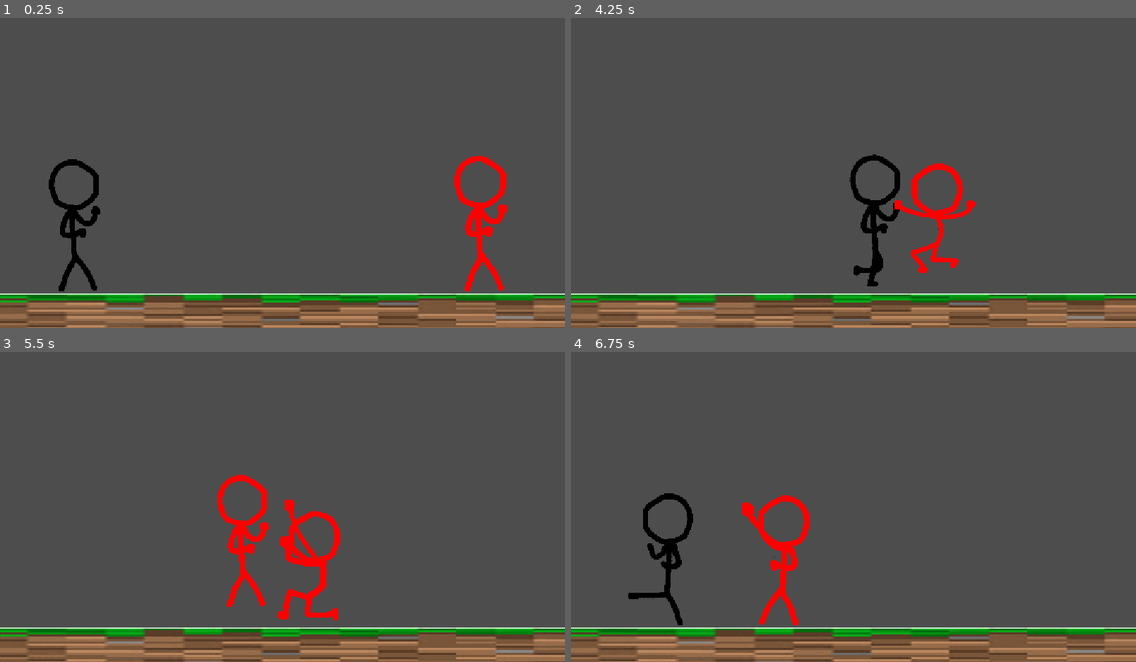
Above: before the commit, frames 1-4 (two rows, left to right).
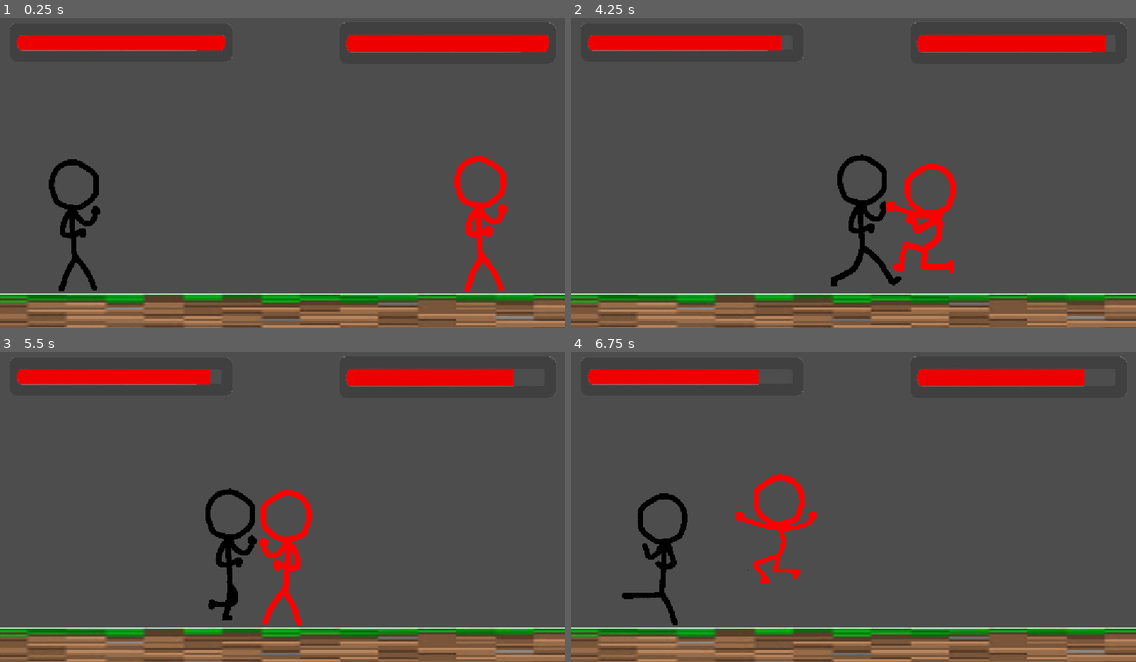
Above: after the commit, the same moments.

Repository: ian-rivera-velez/fight-game
Game: Godot game, scene res://stage.tscn
Same seed, same stepped clock (60 frames per second), same inputs: the game is played once before the commit and once after it.
Inputs:
- Up to frame 1 (0.25 s): no input
- Up to frame 2 (4.25 s): tap Enter at 0.5 s; hold K (Kick) 0.53-1.28 s; hold D (Right) 0.53-2.03 s; tap O (Punch Up) at 0.77, 1.52, 3.02, 3.77 s; tap P (Punch) at 1.35, 2.85 s; hold A (Left) 2.03-2.78 s; hold K (Kick) 2.03-2.78 s; hold D (Right) from 2.78 s (still down); hold K (Kick) from 3.53 s (still down)
- Up to frame 3 (5.5 s): release D (Right) at 4.28 s; release K (Kick) at 4.28 s; hold A (Left) 4.28-5.03 s; tap P (Punch) at 4.35 s; tap O (Punch Up) at 4.52 s; hold D (Right) from 5.03 s (still down); hold K (Kick) from 5.03 s (still down)
- Up to frame 4 (6.75 s): release D (Right) at 5.78 s; release K (Kick) at 5.78 s; hold A (Left) from 5.78 s (still down); tap P (Punch) at 5.85 s; tap O (Punch Up) at 6.02 s; hold K (Kick) from 6.53 s (still down)

The runs differ from the first frame. In frame 1, 4.0% of the frame differs, in the area x 2-99%, y 1-14%; in frame 2, 7.1%; in frame 3, 7.4%, in the area x 2-99%, y 1-89%; in frame 4, 6.3%.

Commit message:
added health and health bar

Diff:
--- a/AttackingCharacterBody2D.gd
+++ b/AttackingCharacterBody2D.gd
@@ -1,12 +1,14 @@
 extends CharacterBody2D
 class_name AttackingCharacterBody2D
 
+#Collisions and Animations
 @export var Sprite : AnimatedSprite2D
 @export var selfCollision: CollisionShape2D
 @export var crouchCollision: CollisionShape2D
 @export var punchCollision: CollisionShape2D
 @export var punchUpCollision: CollisionShape2D
 @export var kickCollision: CollisionShape2D
+@export var referencePoint: Marker2D
 
 @onready var hitbox_collisions := {
 	"punch": punchCollision,
@@ -27,13 +29,18 @@
 	}
 }
 
+#Health Stuff
+@export var maxHealth := 100
+var health := maxHealth
+signal health_changed
+
 #physics stuff
 @export var SPEED := 300.0
 @export var JUMP_VELOCITY := -500.0
 var direction : Vector2
 
 #State machine :)
-enum MoveState {IDLE, WALKING, JUMPING, FALLING, HURT, CROUCH}
+enum MoveState {IDLE, WALKING, JUMPING, FALLING, HURT, CROUCH, DEAD}
 var moveState: MoveState = MoveState.IDLE
 
 enum ActionState {NONE, PUNCHING, PUNCH_UP, KICKING}
@@ -111,14 +118,36 @@
 		crouchCollision.set_deferred("disabled", true)
 		moveState = MoveState.IDLE
 
+func take_damage(amount, type, dir):
+	health_changed.emit()
+	health -= amount
+
+	if health <= 0:
+		moveState = MoveState.DEAD
+	else:
+		match type:
+			Global.AttackType.PUNCH:
+				velocity.x = dir * 200
+			Global.AttackType.PUNCH_UP:
+				velocity.x = dir * 200
+				velocity.y = -300
+			Global.AttackType.KICK:
+				velocity.x = dir * 200
+				velocity.y = 200
+		moveState = MoveState.HURT
+
+
 func hurt_state(delta):
-	print("in hurt state")
-	print(velocity.x)
 	velocity += get_gravity() * delta
 	velocity.x = move_toward(velocity.x, 0, 1000.0*delta)
 
 	if abs(velocity.x) < 5:
 		moveState = MoveState.IDLE
+
+func dead_state(delta):
+	velocity += get_gravity() * delta
+	velocity.x = move_toward(velocity.x, 0, delta)
+	actionState = ActionState.NONE
 
 #action states
 func noAction_state():
@@ -135,25 +164,13 @@
 func kick_state():
 	hitbox_collisions["kick"].set_deferred("disabled", false)
 
-func take_damage(amount, type, dir):
-	print("took damage from: ", type)
-	match type:
-		Global.AttackType.PUNCH:
-			velocity.x = dir * 200
-		Global.AttackType.PUNCH_UP:
-			velocity.x = dir * 200
-			velocity.y = -300
-		Global.AttackType.KICK:
-			velocity.x = dir * 200
-			velocity.y = 200
-	moveState = MoveState.HURT
-
-
 
 func _physics_process(delta: float) -> void:
 	direction.x = get_move_input()
 	#handle state machines
 	match moveState:
+		MoveState.DEAD:
+			dead_state(delta)
 		MoveState.IDLE:
 			idle_state()
 		MoveState.WALKING:
@@ -206,6 +223,8 @@
 			changeAnimation("crouch")
 		MoveState.HURT:
 			changeAnimation("hurt")
+		MoveState.DEAD:
+			changeAnimation("hurt")
 
 func updateActionAnimation(): #handle action animations
 	if actionState == ActionState.NONE:
--- a/enemy.gd
+++ b/enemy.gd
@@ -89,5 +89,5 @@
 	if not actionState == ActionState.NONE:
 		actionState = ActionState.NONE
 
-		await get_tree().create_timer(.5).timeout
+		await get_tree().create_timer(randf_range(0.2, 1.0)).timeout
 		can_attack = true
--- a/enemy.tscn
+++ b/enemy.tscn
@@ -269,6 +269,9 @@
 position = Vector2(47.14286, -95.71429)
 rotation = -2.782055
 
+[node name="HeightReference" type="Marker2D" parent="." unique_id=1138147396]
+position = Vector2(1.4285713, 218.57144)
+
 [connection signal="animation_finished" from="PivotPoint/EnemyAnimation" to="." method="_on_enemy_animation_finished"]
 [connection signal="body_entered" from="PivotPoint/DetectionArea" to="." method="_on_detection_area_body_entered"]
 [connection signal="body_exited" from="PivotPoint/DetectionArea" to="." method="_on_detection_area_body_exited"]
--- /dev/null
+++ b/health_bar.gd
@@ -0,0 +1,11 @@
+extends TextureProgressBar
+
+@export var charToDisplayHealth : AttackingCharacterBody2D
+
+# Called when the node enters the scene tree for the first time.
+func _ready() -> void:
+	charToDisplayHealth.health_changed.connect(update);
+	update()
+
+func update():
+	value = (charToDisplayHealth.health * 100 / charToDisplayHealth.maxHealth)
--- a/player.tscn
+++ b/player.tscn
@@ -150,7 +150,7 @@
 radius = 110.88388
 height = 825.4048
 
-[node name="player" type="CharacterBody2D" unique_id=275279551 node_paths=PackedStringArray("Sprite", "selfCollision", "crouchCollision", "punchCollision", "punchUpCollision", "kickCollision") groups=["player"]]
+[node name="player" type="CharacterBody2D" unique_id=275279551 node_paths=PackedStringArray("Sprite", "selfCollision", "crouchCollision", "punchCollision", "punchUpCollision", "kickCollision", "referencePoint") groups=["player"]]
 scale = Vector2(0.15, 0.15)
 script = ExtResource("1_onrkg")
 Sprite = NodePath("PivotPoint/PlayerAnimation")
@@ -159,6 +159,7 @@
 punchCollision = NodePath("PivotPoint/PunchHitBox/PunchCollision")
 punchUpCollision = NodePath("PivotPoint/PunchUpHitBox/PunchUpCollision")
 kickCollision = NodePath("PivotPoint/KickHitBox/KickCollision")
+referencePoint = NodePath("HeightReference")
 
 [node name="PlayerShapeCollision" type="CollisionShape2D" parent="." unique_id=1367417097]
 position = Vector2(4, 80)
@@ -259,4 +260,7 @@
 position = Vector2(206.66666, -366.66666)
 rotation = -2.893756
 
+[node name="HeightReference" type="Marker2D" parent="." unique_id=2111192659]
+position = Vector2(-6.6666665, 1000)
+
 [connection signal="animation_finished" from="PivotPoint/PlayerAnimation" to="." method="_on_player_animation_finished"]
--- a/stage.tscn
+++ b/stage.tscn
@@ -3,6 +3,9 @@
 [ext_resource type="PackedScene" uid="uid://c0fk1eat462ag" path="res://player.tscn" id="1_aees8"]
 [ext_resource type="PackedScene" uid="uid://bnjh8pnvasdif" path="res://block.tscn" id="2_rnkuw"]
 [ext_resource type="PackedScene" uid="uid://cr7ewdcy5vlm0" path="res://enemy.tscn" id="3_rnkuw"]
+[ext_resource type="Script" uid="uid://dqlo4teluixmy" path="res://health_bar.gd" id="4_gx6sy"]
+[ext_resource type="Texture2D" uid="uid://bwr55pbu143a7" path="res://assets n stuff/healthBarOut.png" id="4_vpggq"]
+[ext_resource type="Texture2D" uid="uid://b5uitue0xg03d" path="res://assets n stuff/healthBarIn.png" id="5_1edn8"]
 
 [node name="Stage" type="Node2D" unique_id=1084002255]
 
@@ -15,3 +18,39 @@
 [node name="Enemy" parent="." unique_id=1050366814 instance=ExtResource("3_rnkuw")]
 position = Vector2(979.99994, 417)
 JUMP_VELOCITY = -500.0
+
+[node name="UI Layer" type="CanvasLayer" parent="." unique_id=1259212370]
+
+[node name="EnemyHealthBar" type="TextureProgressBar" parent="UI Layer" unique_id=1502031480 node_paths=PackedStringArray("charToDisplayHealth")]
+anchors_preset = 1
+anchor_left = 1.0
+anchor_right = 1.0
+offset_left = -461.0
+offset_top = 25.0
+offset_right = -18.0
+offset_bottom = 110.0
+grow_horizontal = 0
+nine_patch_stretch = true
+stretch_margin_left = 25
+stretch_margin_top = 25
+stretch_margin_right = 25
+stretch_margin_bottom = 25
+texture_under = ExtResource("4_vpggq")
+texture_progress = ExtResource("5_1edn8")
+script = ExtResource("4_gx6sy")
+charToDisplayHealth = NodePath("../../Enemy")
+
+[node name="PlayerHealthBar" type="TextureProgressBar" parent="UI Layer" unique_id=2036093178 node_paths=PackedStringArray("charToDisplayHealth")]
+offset_left = 20.0
+offset_top = 26.0
+offset_right = 475.0
+offset_bottom = 106.0
+nine_patch_stretch = true
+stretch_margin_left = 25
+stretch_margin_top = 25
+stretch_margin_right = 25
+stretch_margin_bottom = 25
+texture_under = ExtResource("4_vpggq")
+texture_progress = ExtResource("5_1edn8")
+script = ExtResource("4_gx6sy")
+charToDisplayHealth = NodePath("../../player")
Binary file added: assets n stuff/healthBarIn.png
Not shown, added: assets n stuff/healthBarIn.png.import
Binary file added: assets n stuff/healthBarOut.png
Not shown, added: assets n stuff/healthBarOut.png.import
Not shown, added: health_bar.gd.uid
